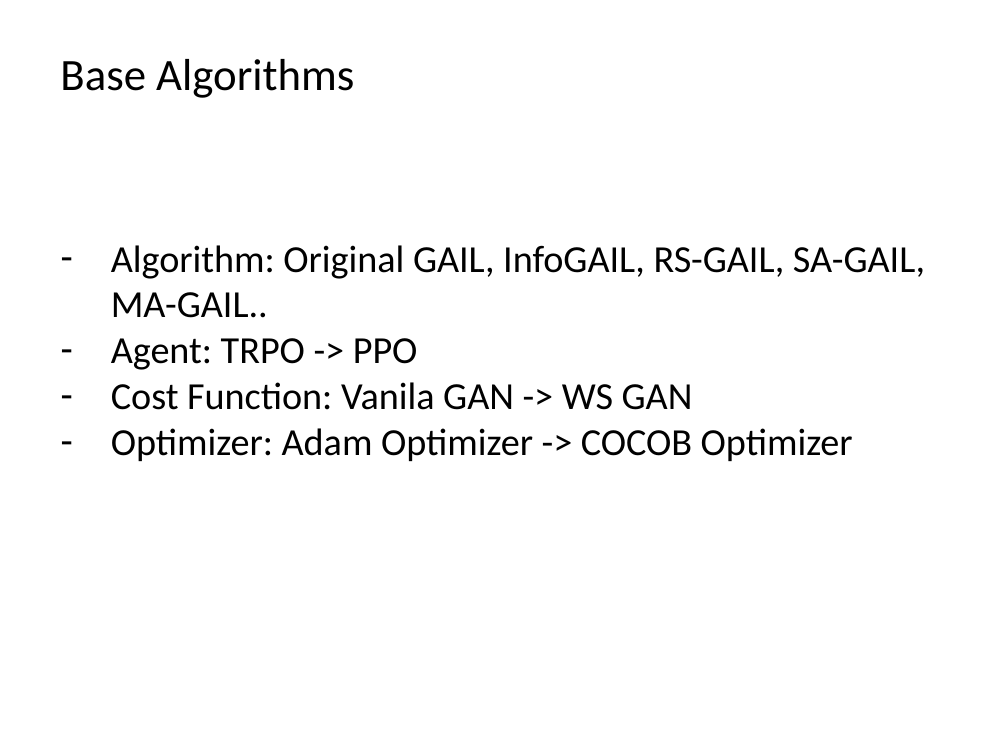
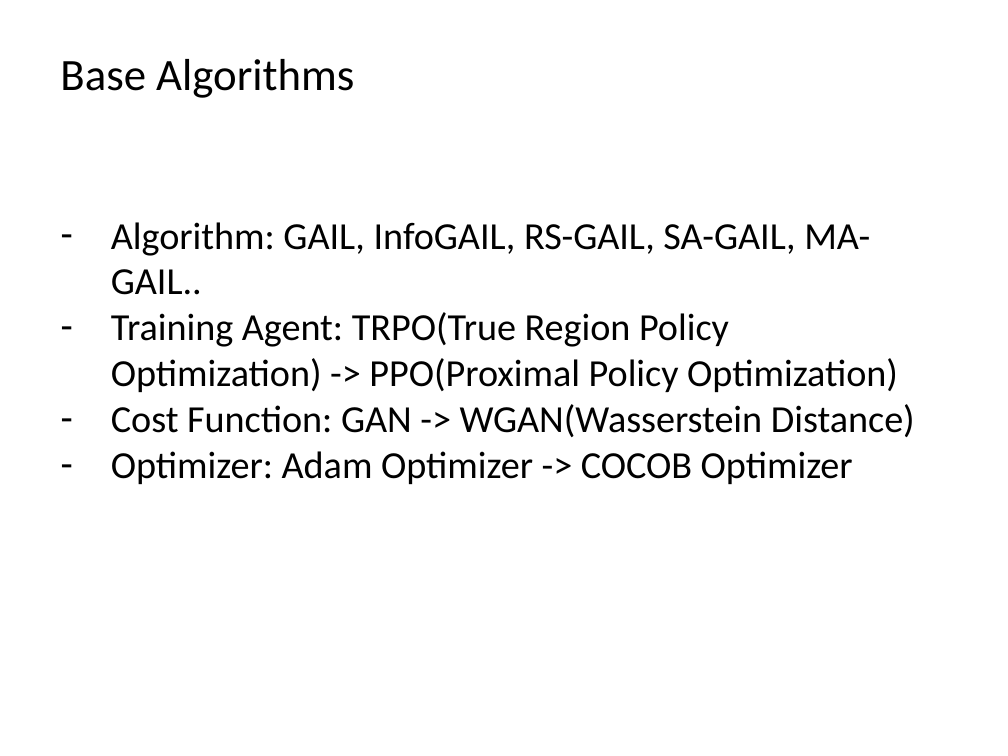
Before and after one commit to sangyongjeong111/papers, a slide deck: slide 6 of Proposal_SangyongJeong.pptx. Drawn at 1008x756 pixels with LibreOffice and Linux fonts; fonts in the diff are those of the drawing. Boxes give left, top, right and bottom in pixels: in the first picture for what was removed or moved away, otherwise in the second. Text is boxed around its words. In the diff, an @@ line names an element or a change of style, - is before the commit and + after.

```diff
--- a/Proposal_SangyongJeong.pptx
+++ b/Proposal_SangyongJeong.pptx
@@ text at (111, 222, 915, 437): text changed @@
-– Algorithm: Original GAIL, InfoGAIL, RS-GAIL, SA-GAIL, MA-GAIL..
-– Agent: TRPO -> PPO
-– Cost Function: Vanila GAN -> WS GAN
+– Algorithm: GAIL, InfoGAIL, RS-GAIL, SA-GAIL, MA-GAIL..
+– Training Agent: TRPO(True Region Policy Optimization) -> PPO(Proximal Policy Optimization)
+– Cost Function: GAN -> WGAN(Wasserstein Distance)
```
Also in this commit, not shown: 3 other slides changed, 3 slides added, 2 slides removed, 1 other file.
